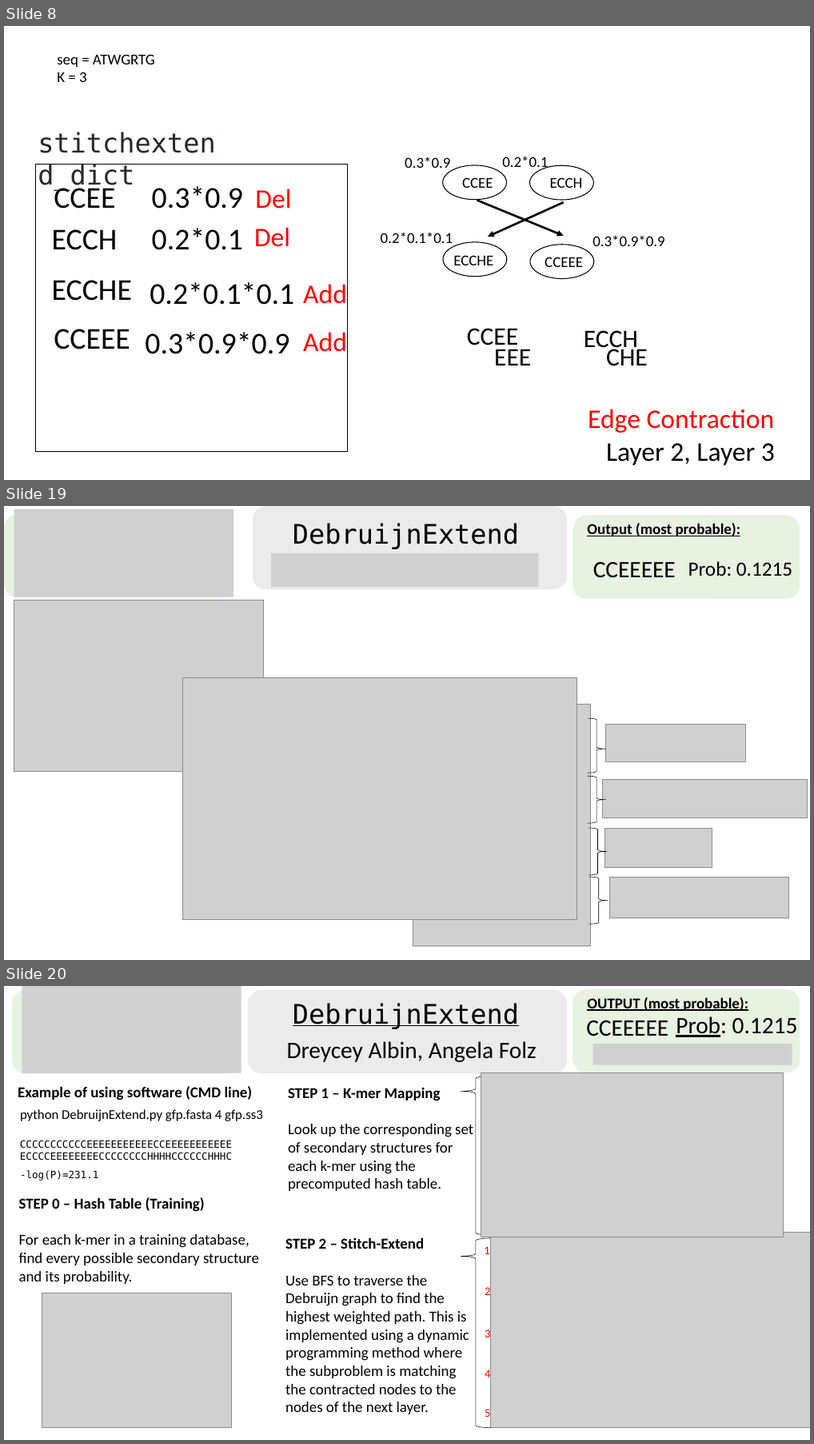
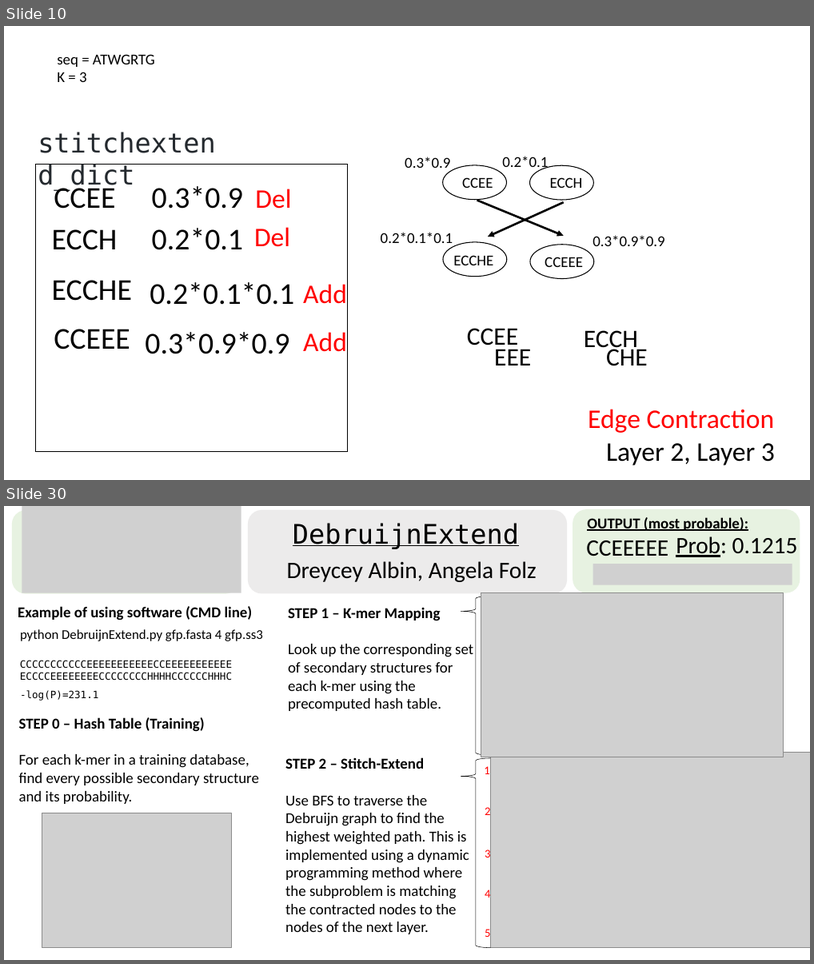
Before and after one commit to Dreycey/DebruijnExtend, a slide deck: figures/DebExtended.pptx. Shown one above the other, each under a label of ours: slides 8, 19 and 20 before the commit, slides 10 and 30 after it; the slides between them are not shown. The pictures are 814x1444 and 814x964 pixels, drawn with LibreOffice and Linux fonts; fonts in the diff are those of the drawing; grey boxes stand for pictures. Boxes give left, top, right and bottom in pixels: in the first picture for what was removed or moved away, otherwise in the second. Text is boxed around its words. In the diff, an @@ line names an element or a change of style, - is before the commit and + after.

```diff
--- a/figures/DebExtended.pptx
+++ b/figures/DebExtended.pptx
@@ slide 19 removed at [4,506,810,960], background #FFFFFF @@
@@ rounded rectangle removed at [4,514,231,597] @@
@@ picture removed at [14,510,234,597] @@
@@ rounded rectangle removed at [253,506,567,589] @@
@@ text removed at [293,523,519,549] @@
-DebruijnExtend
@@ rounded rectangle removed at [574,515,801,599] @@
@@ text removed at [587,523,742,536] @@
-Output (most probable):
@@ picture removed at [271,553,538,587] @@
@@ text removed at [594,562,676,578] @@
-CCEEEEE
@@ text removed at [689,561,793,576] @@
-Prob: 0.1215
@@ picture removed at [14,600,263,772] @@
@@ picture removed at [182,677,578,919] @@
@@ picture removed at [413,704,591,946] @@
@@ right brace removed at [588,718,606,772] @@
@@ picture removed at [606,724,746,761] @@
@@ right brace removed at [588,776,606,823] @@
@@ picture removed at [603,780,808,818] @@
@@ right brace removed at [589,828,608,875] @@
@@ picture removed at [605,828,713,867] @@
@@ right brace removed at [590,877,609,924] @@
@@ picture removed at [610,877,790,918] @@
@@ what was slide 8 is now slide 10 @@
@@ what was slide 20 is now slide 30 @@
```
Also in this commit, not shown: 11 slides changed, 11 slides added.
